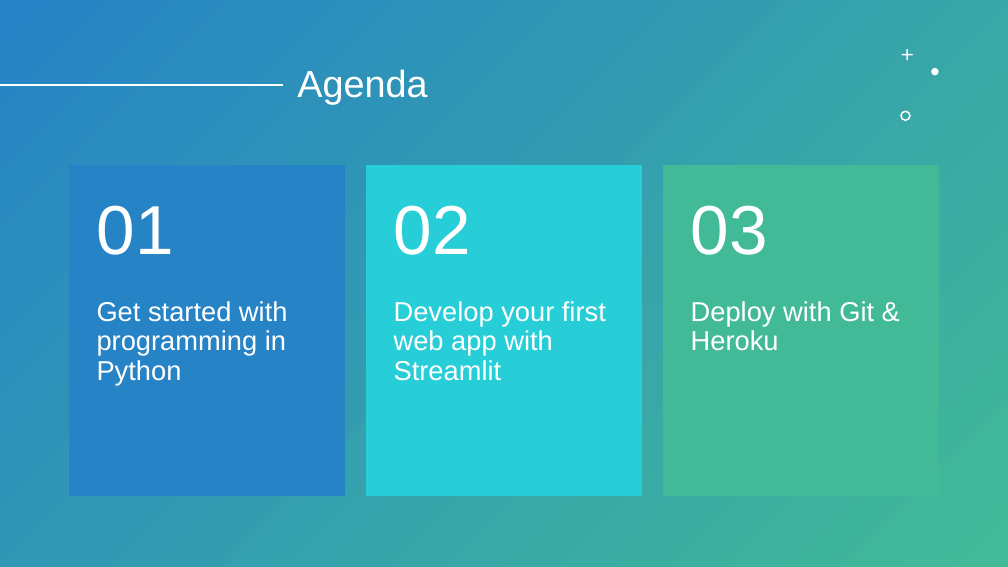
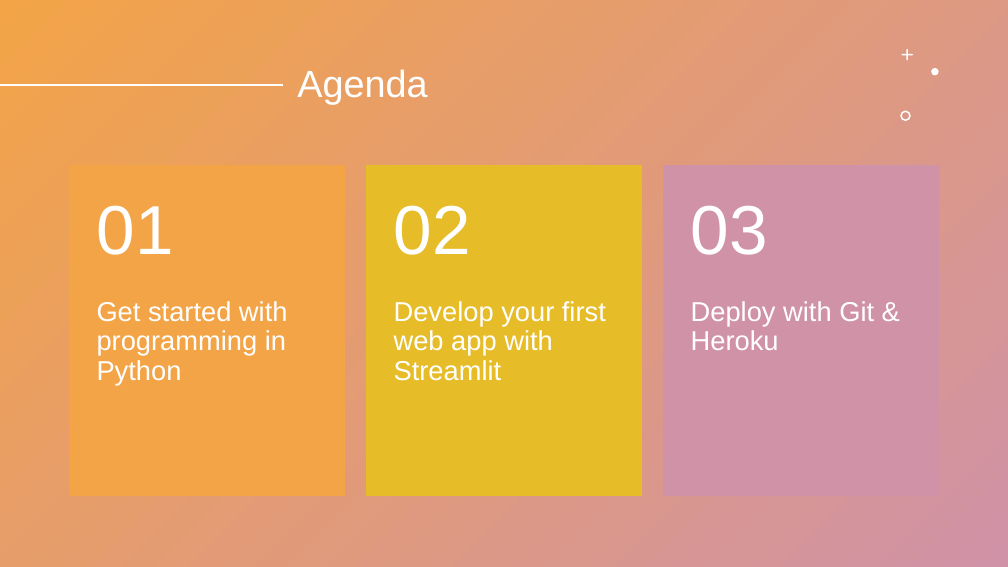
Before and after one commit to slevin48/training, a slide deck: slide 3 of doc/App Deployment 101.pptx (slide 2 before the commit). Drawn at 1008x567 pixels with LibreOffice and Linux fonts; fonts in the diff are those of the drawing. Boxes give left, top, right and bottom in pixels: in the first picture for what was removed or moved away, otherwise in the second. Text is boxed around its words. In the diff, an @@ line names an element or a change of style, - is before the commit and + after.

```diff
--- a/doc/App Deployment 101.pptx
+++ b/doc/App Deployment 101.pptx
@@ rectangle at bbox=[0, 0, 1008, 567]: fill gradient #2683C6 to #42BA97 to gradient #F3A447 to #D092A7 @@
@@ line (59, 29) - (59, 566): stroke #42BA97 2 pt to #D092A7 2 pt @@
@@ rectangle at bbox=[70, 166, 345, 496]: fill #2683C6 to #F3A447; outline #2683C6 1 pt to #F3A447 1 pt @@
@@ rectangle at bbox=[367, 166, 642, 496]: fill #27CED7 to #E7BC29; outline #27CED7 1 pt to #E7BC29 1 pt @@
@@ rectangle at bbox=[664, 166, 939, 496]: fill #42BA97 to #D092A7; outline #42BA97 1 pt to #D092A7 1 pt @@
```
Also in this commit, not shown: 6 other slides changed, 3 slides added, 24 other files.
